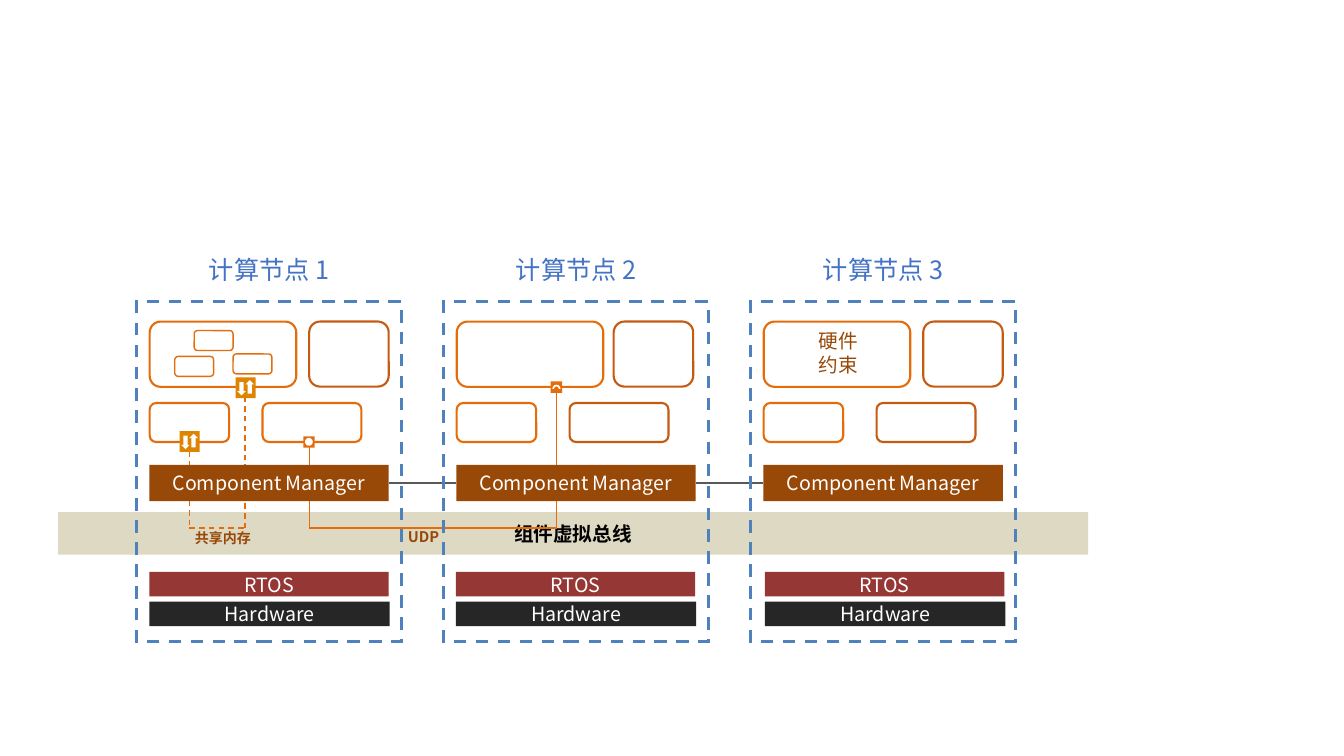
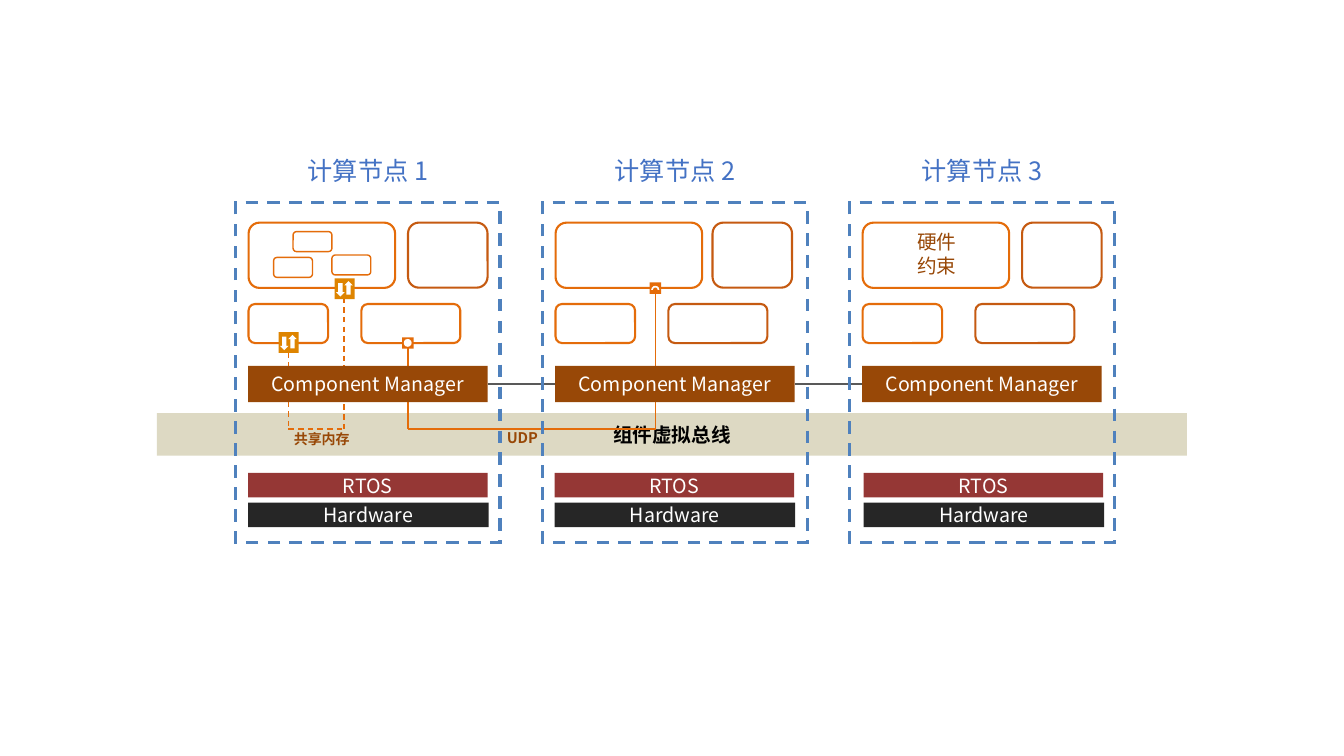
Before and after one commit to NTESEC-zg/OSAI, a slide deck: slide 3 of PPT/Component Model.pptx. Drawn at 1344x756 pixels with LibreOffice and Linux fonts; fonts in the diff are those of the drawing. Boxes give left, top, right and bottom in pixels: in the first picture for what was removed or moved away, otherwise in the second. Text is boxed around its words. In the diff, an @@ line names an element or a change of style, - is before the commit and + after.

```diff
--- a/PPT/Component Model.pptx
+++ b/PPT/Component Model.pptx
@@ 17 rectangles, 15 rounded rectangles, 8 lines, 6 texts, 4 right arrows, 1 ellipse, 1 arch (boxed as its full ring): place and size @@
-17 rectangles, 15 rounded rectangles, 8 lines, 6 texts, 4 right arrows, 1 ellipse, 1 arch (boxed as its full ring) at <box>58,258,1089,642</box>
+17 rectangles, 15 rounded rectangles, 8 lines, 6 texts, 4 right arrows, 1 ellipse, 1 arch (boxed as its full ring) at <box>157,159,1188,543</box>
```
Also in this commit, not shown: 2 other slides changed, 5 slides added, 5 slides removed, 1 other file.
